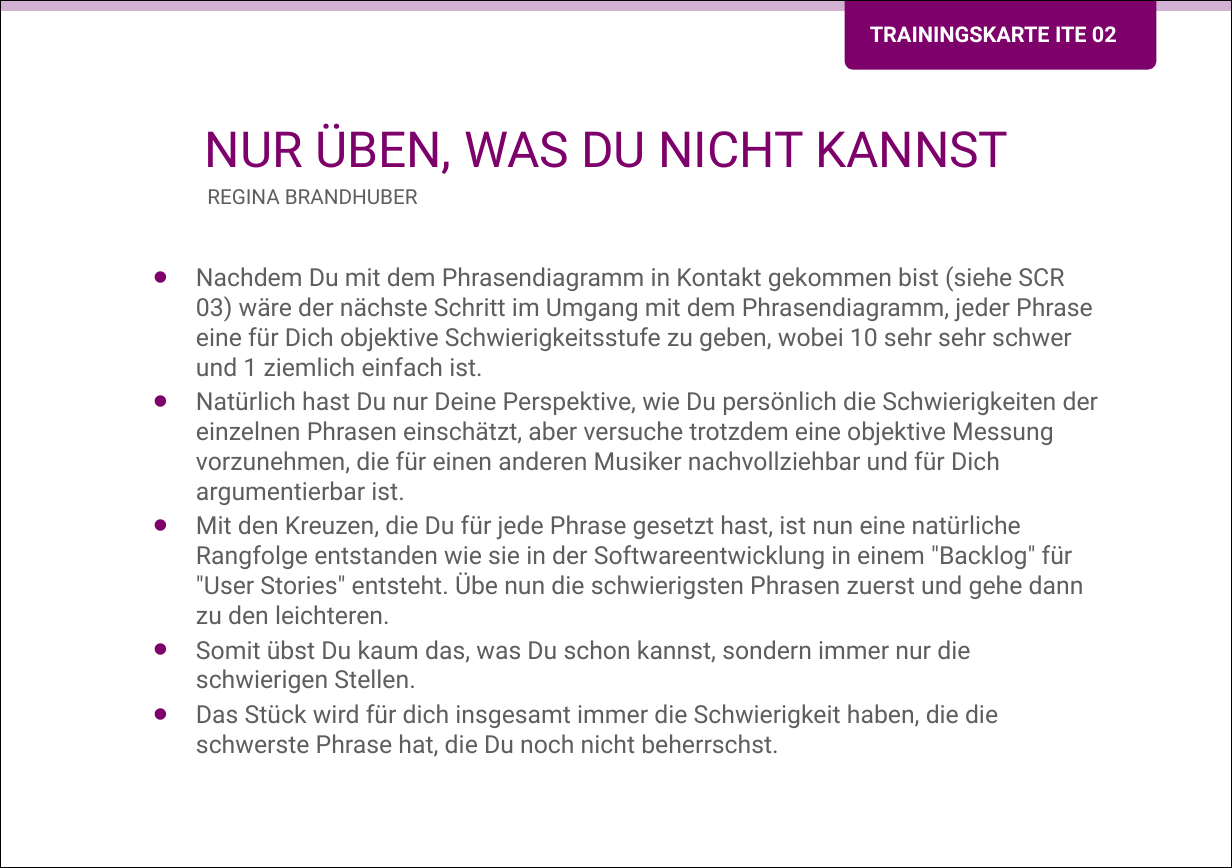
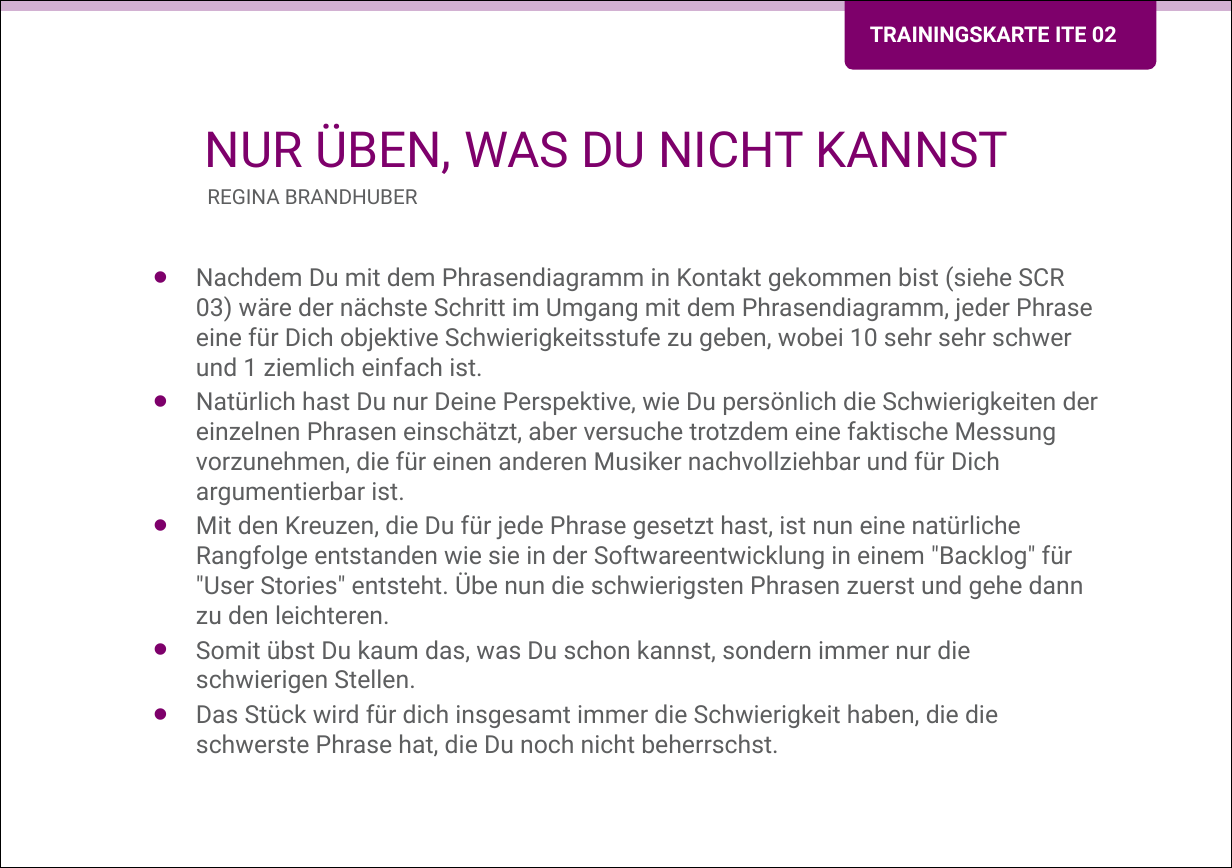
Before and after one commit to Teamtool/training-materials, a slide deck: slide 1 of training-cards/music moves/Iterative (ITE)/ger_ITE_02_Nur_ueben_was_du_nicht_kann_MM_A.pptx. Drawn at 1232x868 pixels with LibreOffice and Linux fonts; fonts in the diff are those of the drawing; background and template pictures are left out. Boxes give left, top, right and bottom in pixels: in the first picture for what was removed or moved away, otherwise in the second. Text is boxed around its words. In the diff, an @@ line names an element or a change of style, - is before the commit and + after.

```diff
--- a/training-cards/music moves/Iterative (ITE)/ger_ITE_02_Nur_ueben_was_du_nicht_kann_MM_A.pptx
+++ b/training-cards/music moves/Iterative (ITE)/ger_ITE_02_Nur_ueben_was_du_nicht_kann_MM_A.pptx
@@ text at box(196, 391, 1098, 505): text changed @@
-• Natürlich hast Du nur Deine Perspektive, wie Du persönlich die Schwierigkeiten der einzelnen Phrasen einschätzt, aber versuche trotzdem eine objektive Messung vorzunehmen, die für einen anderen Musiker nachvollziehbar und für Dich argumentierbar ist.
+• Natürlich hast Du nur Deine Perspektive, wie Du persönlich die Schwierigkeiten der einzelnen Phrasen einschätzt, aber versuche trotzdem eine faktische Messung vorzunehmen, die für einen anderen Musiker nachvollziehbar und für Dich argumentierbar ist.
```
Also in this commit, not shown: 1 other slide changed, 3 other files.
